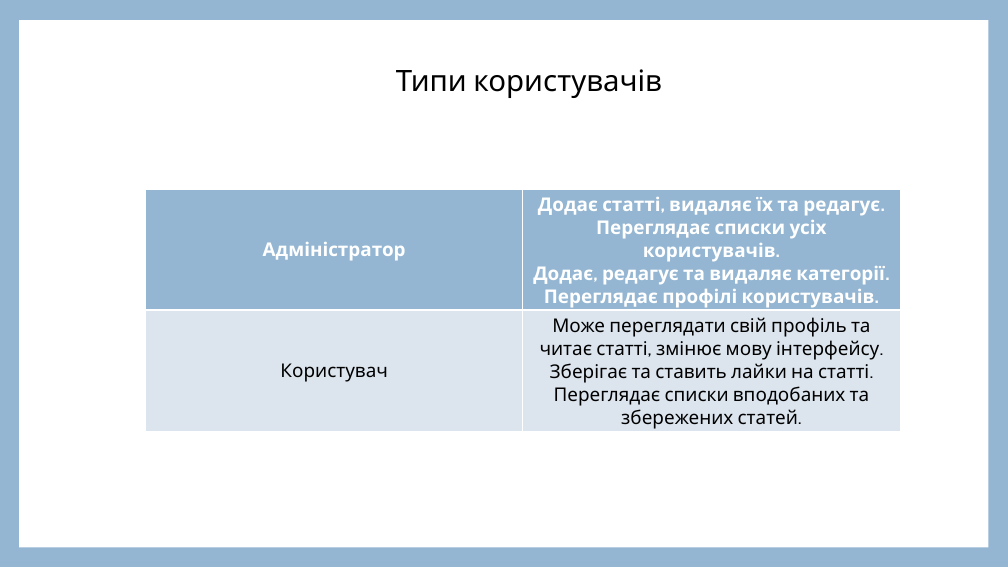
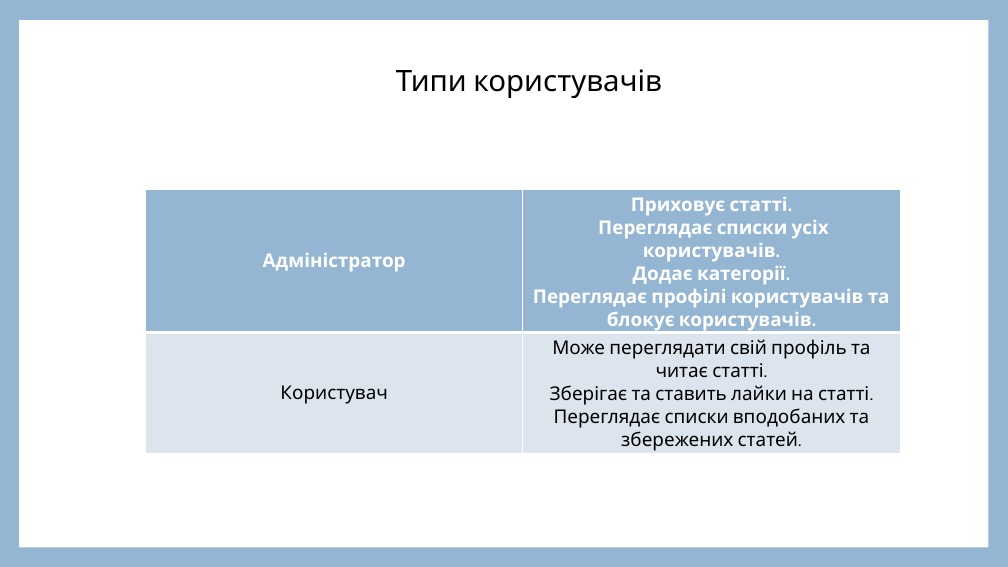
Before and after one commit to NataliaHerus/War-Notes, a slide deck: slide 3 of Documents/WarNotes_presentation.pptx. Drawn at 1008x567 pixels with LibreOffice and Linux fonts; fonts in the diff are those of the drawing. Boxes give left, top, right and bottom in pixels: in the first picture for what was removed or moved away, otherwise in the second. Text is boxed around its words. In the diff, an @@ line names an element or a change of style, - is before the commit and + after.

```diff
--- a/Documents/WarNotes_presentation.pptx
+++ b/Documents/WarNotes_presentation.pptx
@@ table at (146, 189, 901, 455) @@
-row 1, column 2: Додає статті, видаляє їх та редагує. Переглядає списки усіх користувачів. / Додає, редагує та видаляє категорії. / Переглядає профілі користувачів.
+row 1, column 2: Приховує статті. / Переглядає списки усіх користувачів. / Додає категорії. / Переглядає профілі користувачів та блокує користувачів.
-row 2, column 2: Може переглядати свій профіль та читає статті, змінює мову інтерфейсу. / Зберігає та ставить лайки на статті. / Переглядає списки вподобаних та збережених статей.
+row 2, column 2: Може переглядати свій профіль та читає статті. / Зберігає та ставить лайки на статті. / Переглядає списки вподобаних та збережених статей.
```
Also in this commit, not shown: 3 other slides changed.
